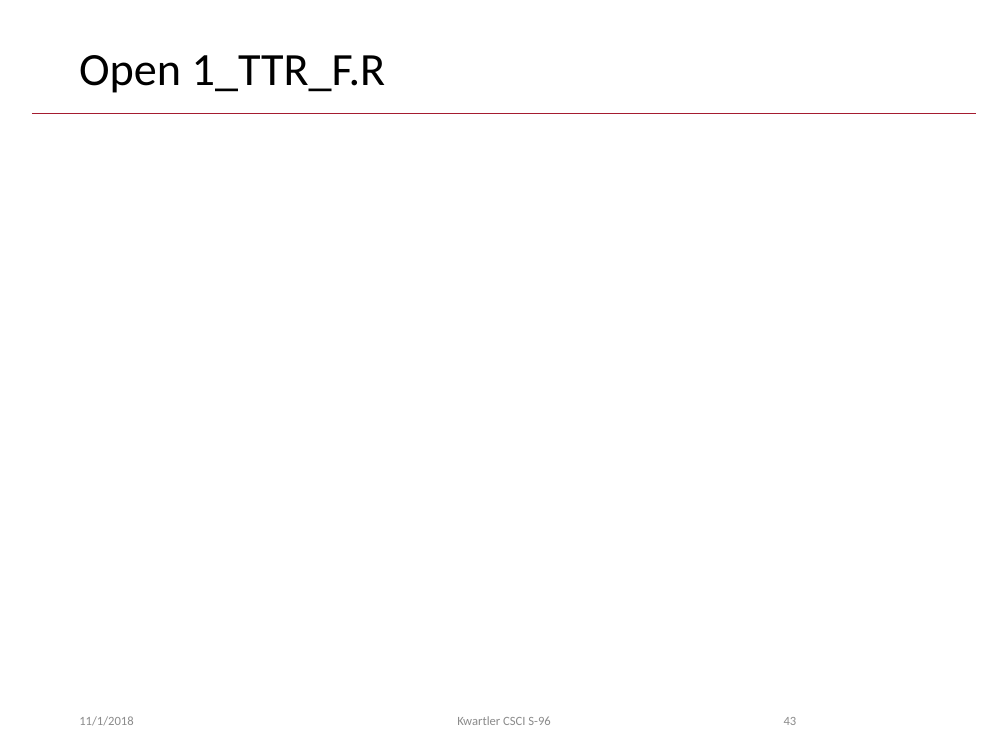
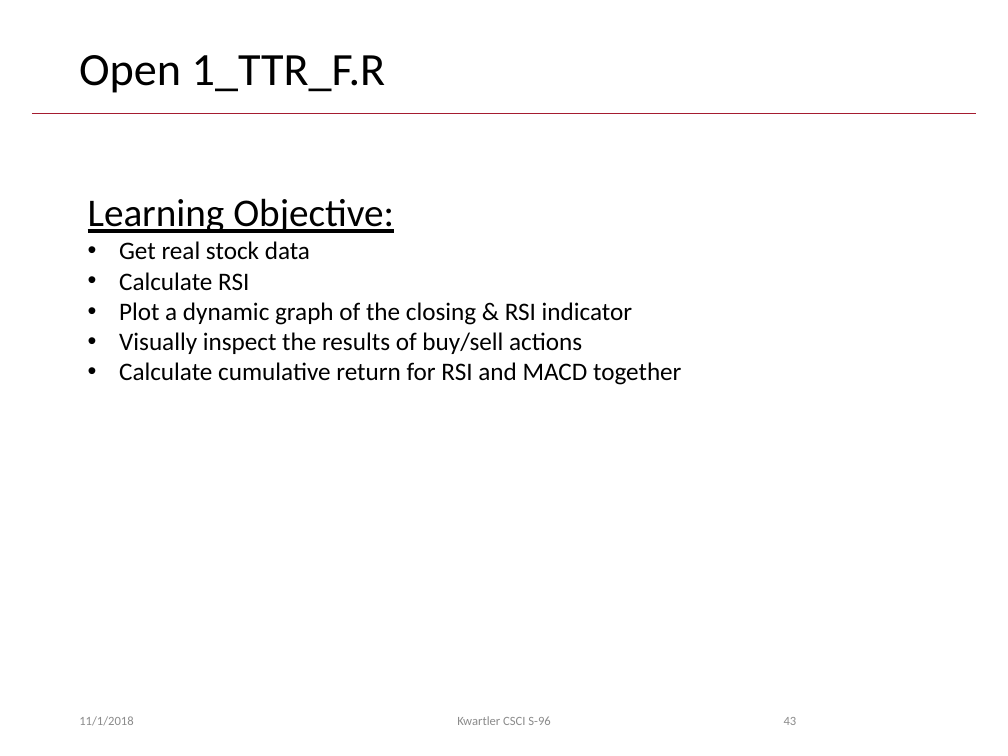
Before and after one commit to EvanShui/ODSC_west_2018, a slide deck: slide 43 of Intro to Technical Financial Evaluation with R.pptx. Drawn at 1008x756 pixels with LibreOffice and Linux fonts; fonts in the diff are those of the drawing; background and template pictures are left out. Boxes give left, top, right and bottom in pixels: in the first picture for what was removed or moved away, otherwise in the second. Text is boxed around its words. In the diff, an @@ line names an element or a change of style, - is before the commit and + after.

```diff
--- a/Intro to Technical Financial Evaluation with R.pptx
+++ b/Intro to Technical Financial Evaluation with R.pptx
@@ text added at box(88, 198, 681, 385), 18 pt, text #000000 @@
+Learning Objective:
+• Get real stock data
+• Calculate RSI
+• Plot a dynamic graph of the closing & RSI indicator
+• Visually inspect the results of buy/sell actions
+• Calculate cumulative return for RSI and MACD together
```
Also in this commit, not shown: 6 other slides changed, 1 other file.
